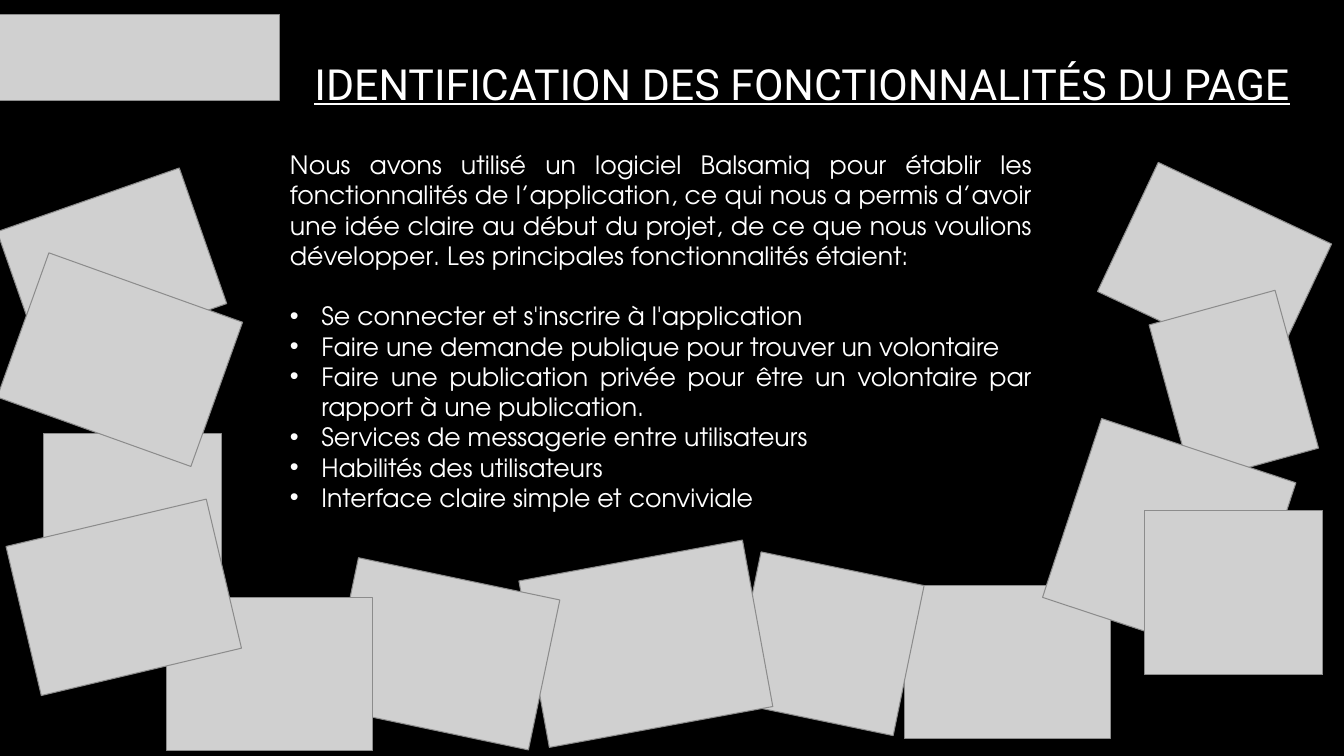
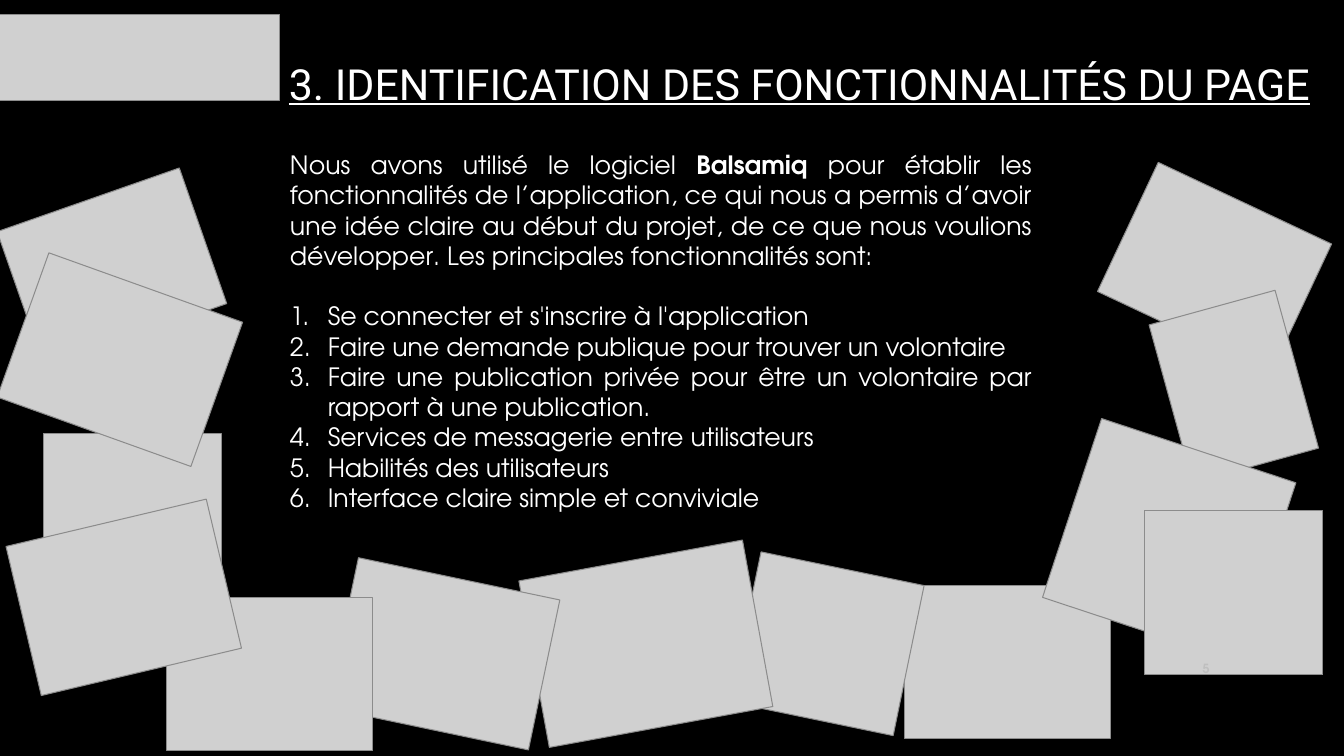
Before and after one commit to sodoto/projetFinal, a slide deck: slide 5 of presentation/CommunAction.pptx (slide 3 before the commit). Drawn at 1344x756 pixels with LibreOffice and Linux fonts; fonts in the diff are those of the drawing; grey boxes stand for pictures; background and template pictures are left out. Boxes give left, top, right and bottom in pixels: in the first picture for what was removed or moved away, otherwise in the second. Text is boxed around its words. In the diff, an @@ line names an element or a change of style, - is before the commit and + after.

```diff
--- a/presentation/CommunAction.pptx
+++ b/presentation/CommunAction.pptx
@@ title at [289,61,1309,105]: text changed @@
-IDENTIFICATION DES FONCTIONNALITÉS DU PAGE
+3. IDENTIFICATION DES FONCTIONNALITÉS DU PAGE
@@ text at [290,154,1032,270]: text changed @@
-Nous avons utilisé un logiciel Balsamiq pour établir les fonctionnalités de l’application, ce qui nous a permis d’avoir une idée claire au début du projet, de ce que nous voulions développer. Les principales fonctionnalités étaient:
+Nous avons utilisé le logiciel Balsamiq pour établir les fonctionnalités de l’application, ce qui nous a permis d’avoir une idée claire au début du projet, de ce que nous voulions développer. Les principales fonctionnalités sont:
@@ text at [328,306,1031,512]: bullet • to 1. @@
```
Also in this commit, not shown: 11 other slides changed, 2 slides added.
